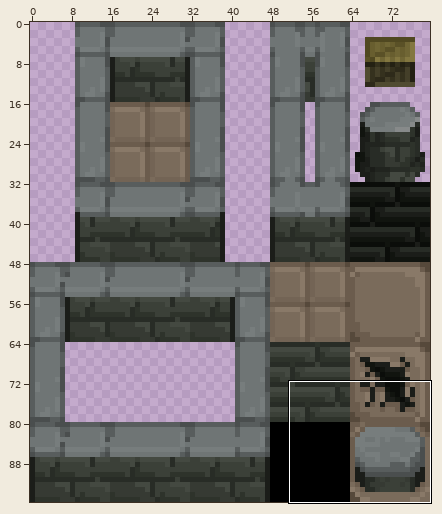
Sprite sheet -- CurrentlyInUse/16x16 TileSet.png. Above: a wide view before the commit, with the close-up outlined.
Close-up. Earlier state:
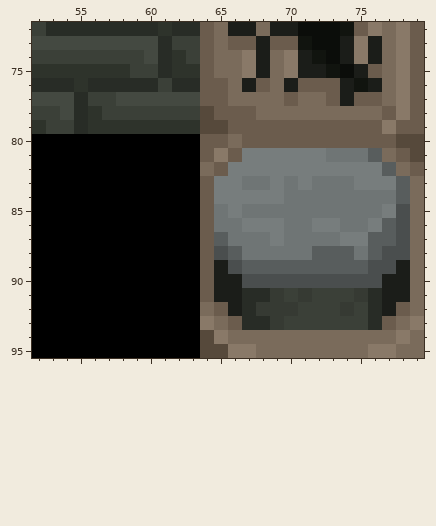
The file is 80x96 pixels. Colours within 5 levels of each other are drawn and written as one. Shown: x 52..79, y 72..95.
After:
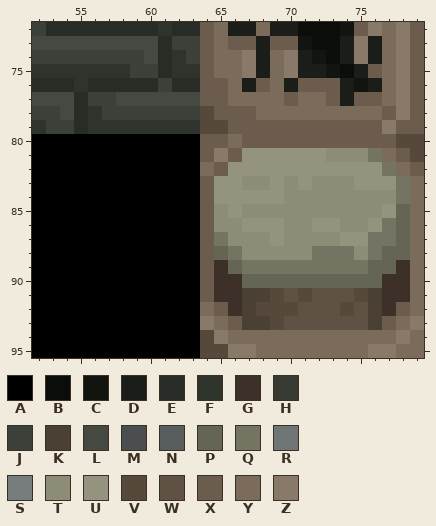
Palette (. is transparent): A #000000  B #0b0d0a  C #11140f  D #1b1d19  E #282c26  F #2e332b  G #3c3029  H #363a33  J #3b4038  K #4b4034  L #444941  M #4a4e4e  N #585d5d  P #656556  Q #747462  R #6f7575  S #777d7d  T #8c8c77  U #94947e  V #56493b  W #5f5143  X #6b5c4d  Y #7a6b5b  Z #897968
Changes in this commit:
Colour D gives way to colour G in row 89 at x 65 and 78; in rows 90 to 91 at x 65 to 66 and 77 to 78; in row 92 at x 66 and 77.
Colour E gives way to colour K in row 91 at x 67 to 68 and 76; in row 92 at x 67 and 76; in row 93 at x 67 to 68 and 76.
Colour M gives way to colour P in rows 85 to 87 at x 78; in row 88 at x 65 and 77 to 78; in row 89 at x 66 and 76 to 77; in row 90 at x 67 to 76.
Colour N gives way to colour Q in row 81 at x 76; in row 82 at x 77; in rows 83 to 84 at x 78; in row 86 at x 77; in row 87 at x 65 and 76 to 77; in row 88 at x 66, 72 to 74 and 76.
Colour N gives way to colour Q in row 89 at x 67 to 75.
Colour R gives way to colour T in row 81 at x 73 to 75; in row 83 at x 67 to 68, 70 and 72 to 74; in row 84 at x 70 to 77; in row 85 at x 65 and 67 to 76; in row 86 at x 65 to 66, 70 to 71 and 74 to 75; in row 87 at x 66 to 68 and 70 to 73.
Colour R gives way to colour T in row 88 at x 67 to 71 and 75.
Colour S gives way to colour U in row 81 at x 67 to 72; in row 82 at x 66 to 76; in row 83 at x 65 to 66, 69, 71 and 75 to 77; in row 84 at x 65 to 69; in row 85 at x 66 and 77; in row 86 at x 67 to 69, 72 to 73 and 76.
Colour S gives way to colour U in row 87 at x 69 and 74 to 75.
Colour H gives way to colour V in row 91 at x 69, 71 and 75; in row 92 at x 68 to 70 and 74; in row 93 at x 69.
Colour J gives way to colour W in row 91 at x 70 and 72 to 74; in row 92 at x 71 to 73 and 75; in row 93 at x 70 to 75.
Where, in picture pixels (left, top, right, bottom), the same in both close-ups:
changed: (214, 148, 410, 330)
